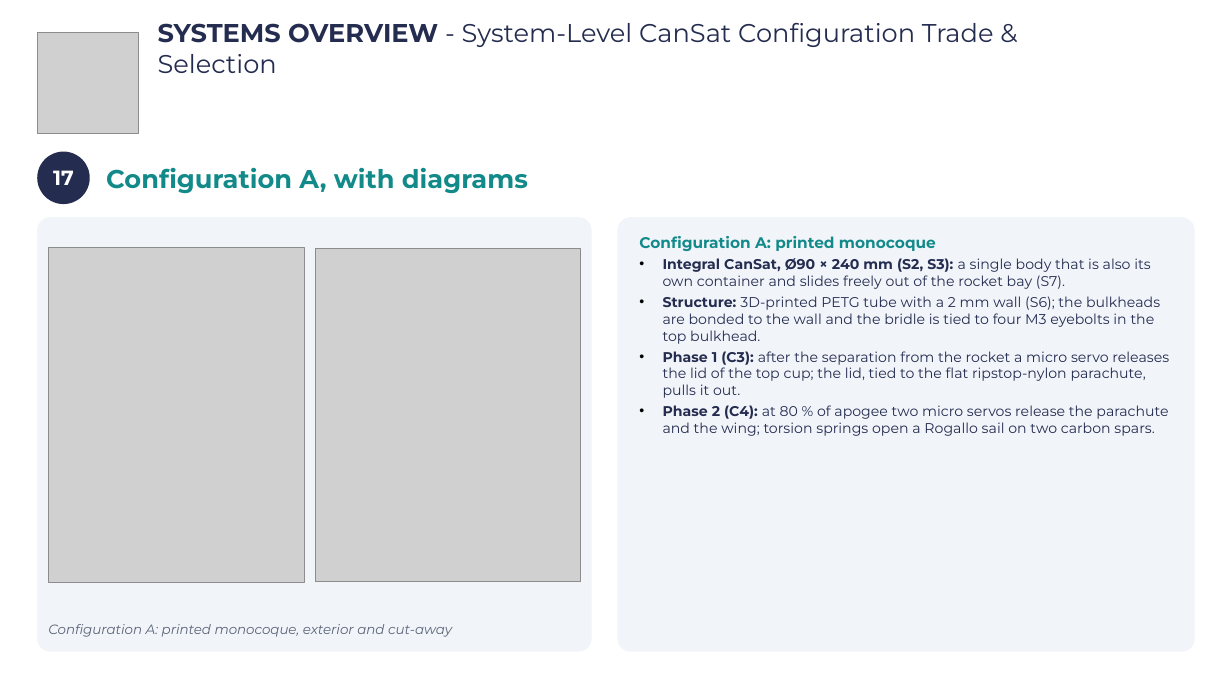
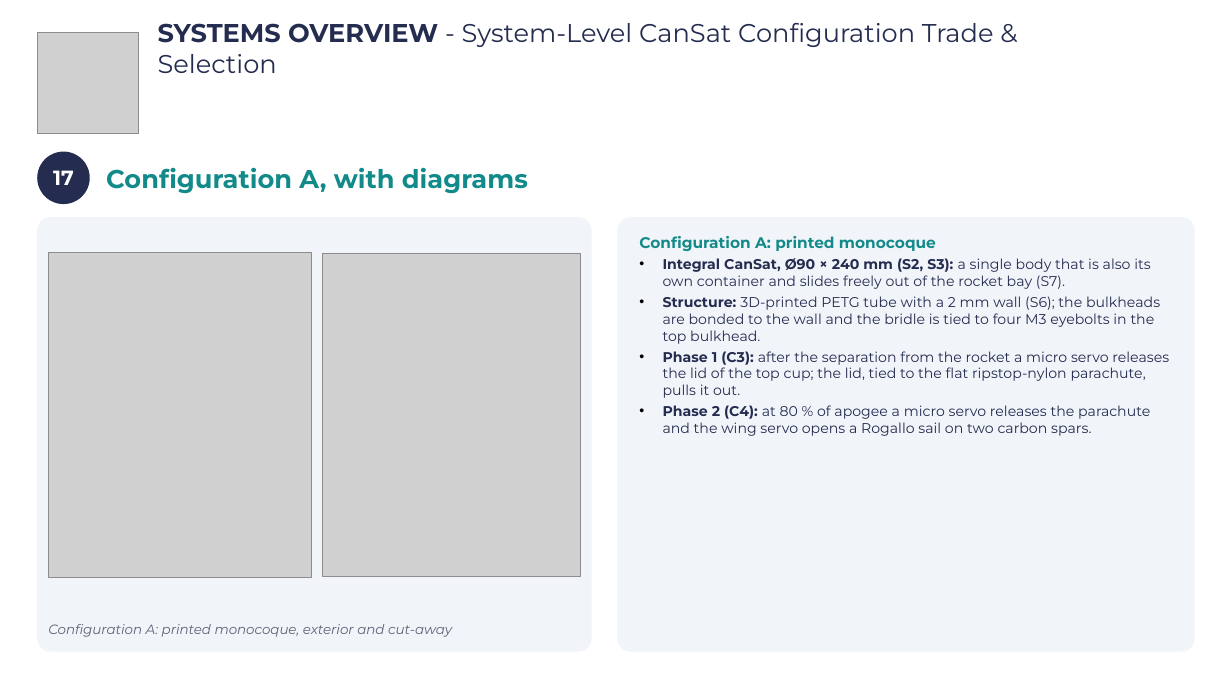
Before and after one commit to Caetano18/proyecto, a slide deck: slide 20 of cansat_pdr/laminas_plantilla/CanSat_PDR_Hermes_completo.pptx. Drawn at 1232x693 pixels with LibreOffice and Linux fonts; fonts in the diff are those of the drawing; grey boxes stand for pictures; background and template pictures are left out. Boxes give left, top, right and bottom in pixels: in the first picture for what was removed or moved away, otherwise in the second. Text is boxed around its words. In the diff, an @@ line names an element or a change of style, - is before the commit and + after.

```diff
--- a/cansat_pdr/laminas_plantilla/CanSat_PDR_Hermes_completo.pptx
+++ b/cansat_pdr/laminas_plantilla/CanSat_PDR_Hermes_completo.pptx
@@ picture resized from (x1=48, y1=248, x2=304, y2=582) to (x1=48, y1=252, x2=311, y2=578) @@
@@ picture resized from (x1=315, y1=249, x2=580, y2=581) to (x1=323, y1=253, x2=580, y2=577) @@
@@ text in rounded rectangle at (x1=663, y1=405, x2=1150, y2=436): text changed @@
-• Phase 2 (C4): at 80 % of apogee two micro servos release the parachute and the wing; torsion springs open a Rogallo sail on two carbon spars.
+• Phase 2 (C4): at 80 % of apogee a micro servo releases the parachute and the wing servo opens a Rogallo sail on two carbon spars.
```
Also in this commit, not shown: 13 other slides changed, 34 other files.
